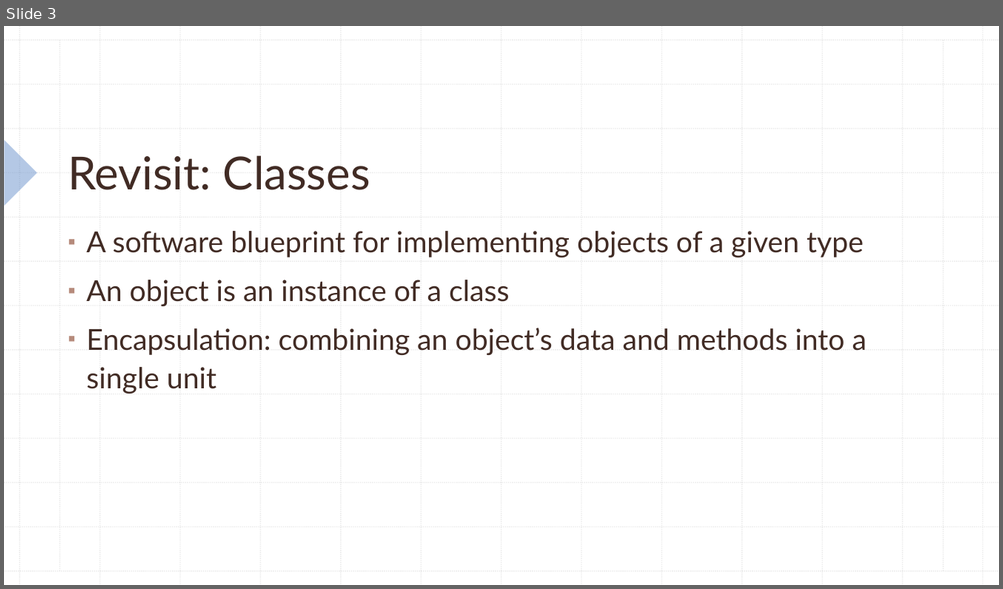
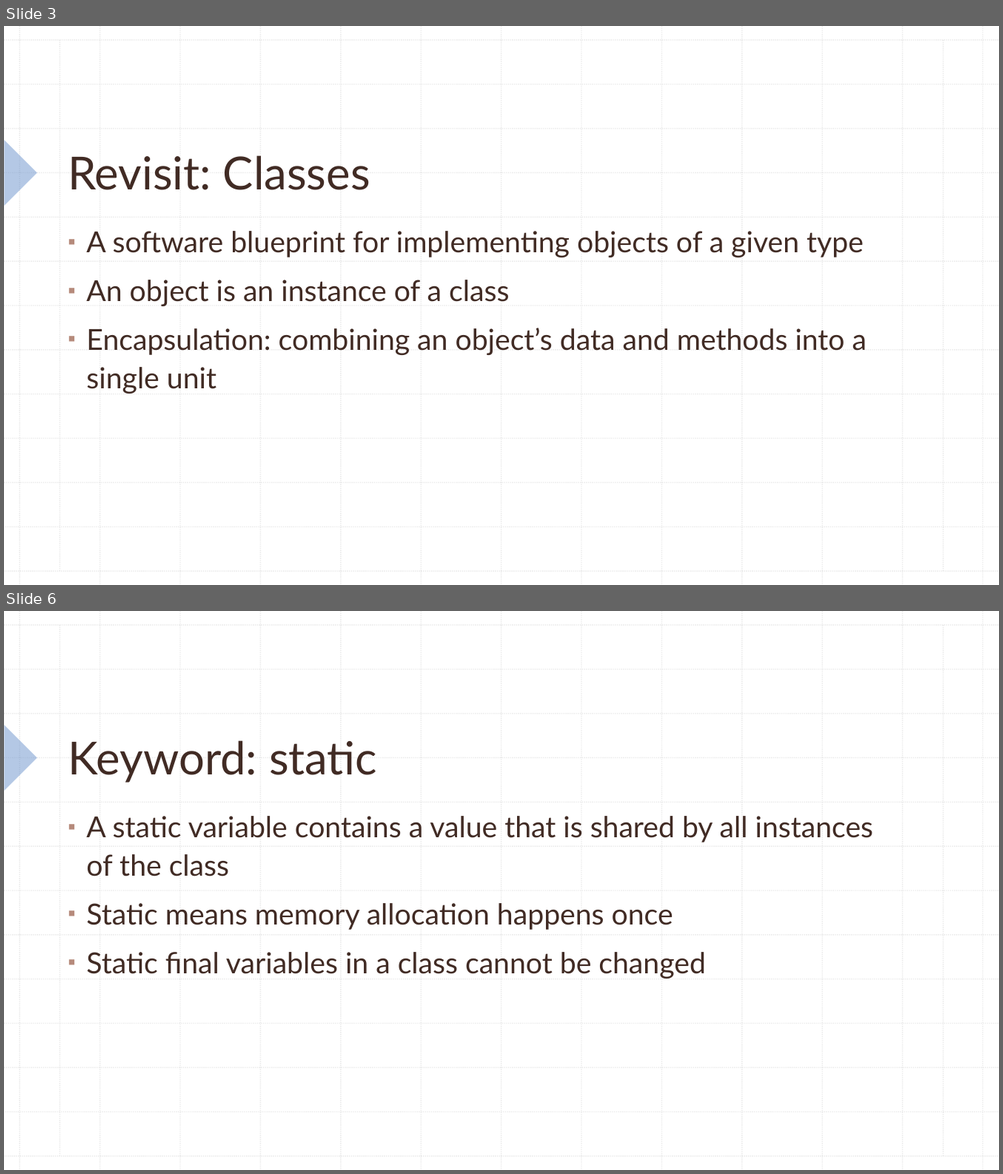
Before and after one commit to KarinaSang/Teaching, a slide deck: AP Java/Week3/Week3.pptx. Shown one above the other, each under a label of ours: slide 3 before the commit, slides 3 and 6 after it; the slides between them are not shown. The pictures are 1003x589 and 1003x1174 pixels, drawn with LibreOffice and Linux fonts; fonts in the diff are those of the drawing. Boxes give left, top, right and bottom in pixels: in the first picture for what was removed or moved away, otherwise in the second. Text is boxed around its words. In the diff, an @@ line names an element or a change of style, - is before the commit and + after.

```diff
--- a/AP Java/Week3/Week3.pptx
+++ b/AP Java/Week3/Week3.pptx
@@ slide 6 added at [4, 611, 999, 1170], background #FFFFFF; not listed: 29 template elements that a slide beside it also shows @@
@@ title added at [68, 741, 377, 783], 44 pt, text #412B24 @@
+Keyword: static
@@ text added at [86, 816, 874, 979], 28 pt, text #412B24 @@
+▪ A static variable contains a value that is shared by all instances of the class
+▪ Static means memory allocation happens once
+▪ Static final variables in a class cannot be changed
```
Also in this commit, not shown: 27 other slides added, 6 other files.
